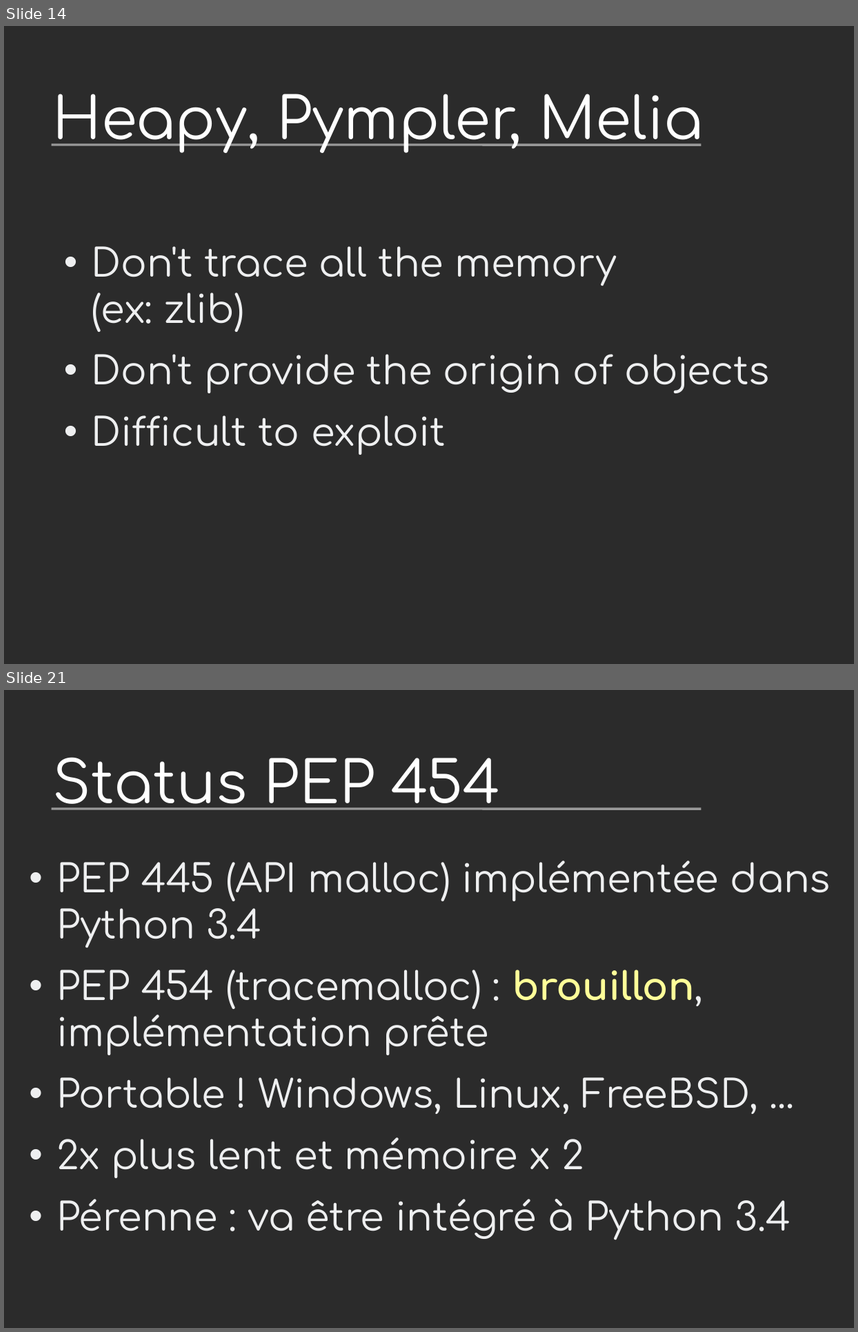
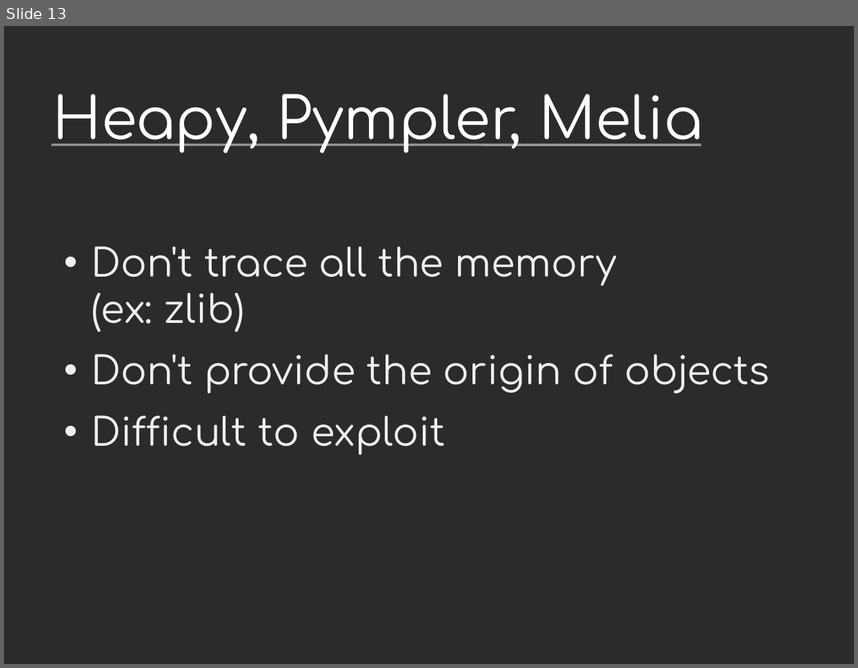
Before and after one commit to vstinner/talks, a slide deck: 2014-Pycon-Montreal/tracemalloc.odp. Shown one above the other, each under a label of ours: slides 14 and 21 before the commit, slide 13 after it; the slides between them are not shown. The pictures are 858x1332 and 858x668 pixels, drawn with LibreOffice and Linux fonts; fonts in the diff are those of the drawing; background and template pictures are left out; a plain dark background stands for a picture behind light text. Boxes give left, top, right and bottom in pixels: in the first picture for what was removed or moved away, otherwise in the second. Text is boxed around its words. In the diff, an @@ line names an element or a change of style, - is before the commit and + after.

Commit message:
tracemalloc

```diff
--- a/2014-Pycon-Montreal/tracemalloc.odp
+++ b/2014-Pycon-Montreal/tracemalloc.odp
@@ slide 21 removed at <box>4,690,854,1328</box>, background picture (left out); not listed: 1 template element that a slide beside it also shows @@
@@ title removed at <box>53,757,501,810</box> @@
-Status PEP 454
@@ text removed at <box>56,860,831,1240</box> @@
-• PEP 445 (API malloc) implémentée dans Python 3.4
-• PEP 454 (tracemalloc) : brouillon, implémentation prête
-• Portable ! Windows, Linux, FreeBSD, ...
-• 2x plus lent et mémoire x 2
-• Pérenne : va être intégré à Python 3.4
@@ what was slide 14 is now slide 13 @@
```
Also in this commit, not shown: 7 slides changed, 3 slides added, 6 other slides removed.
